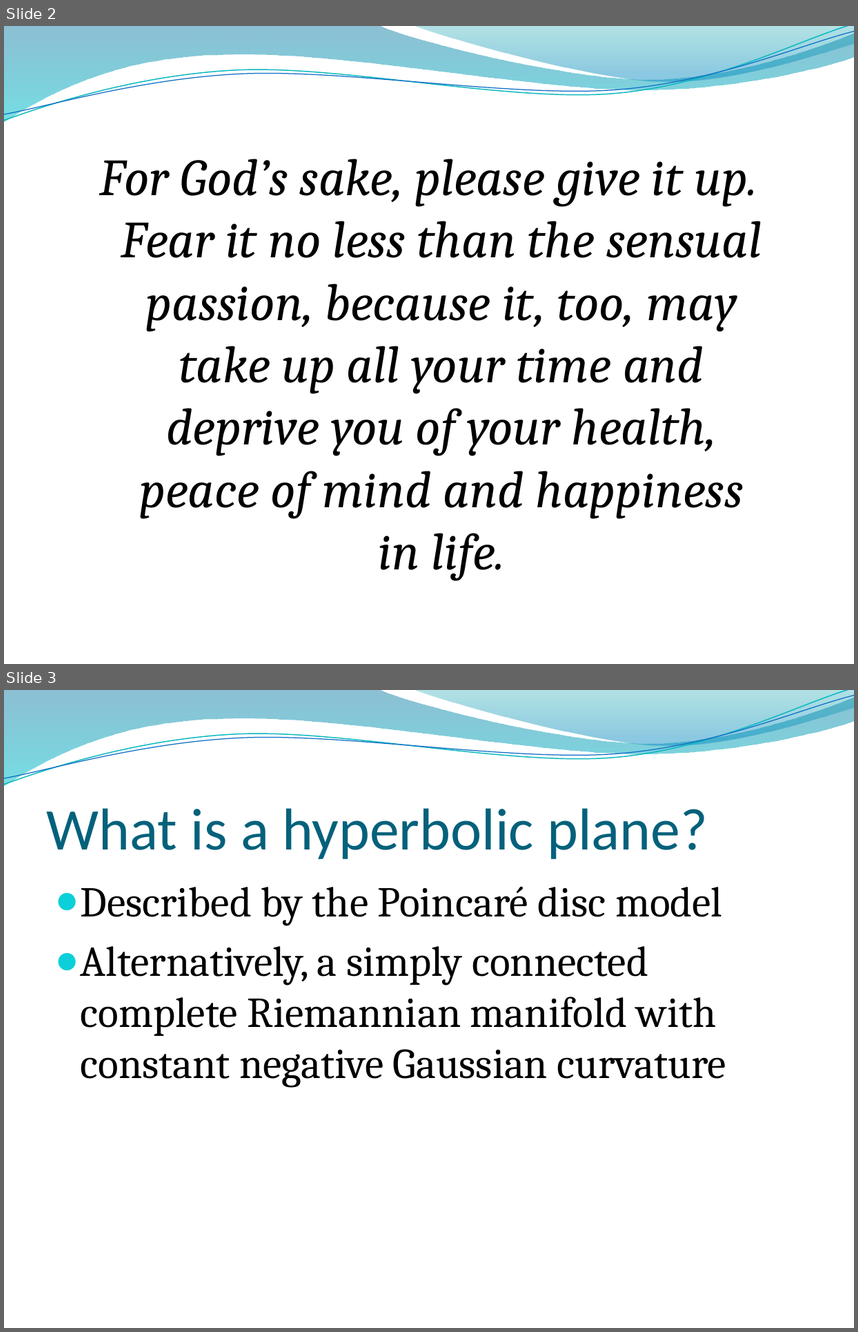
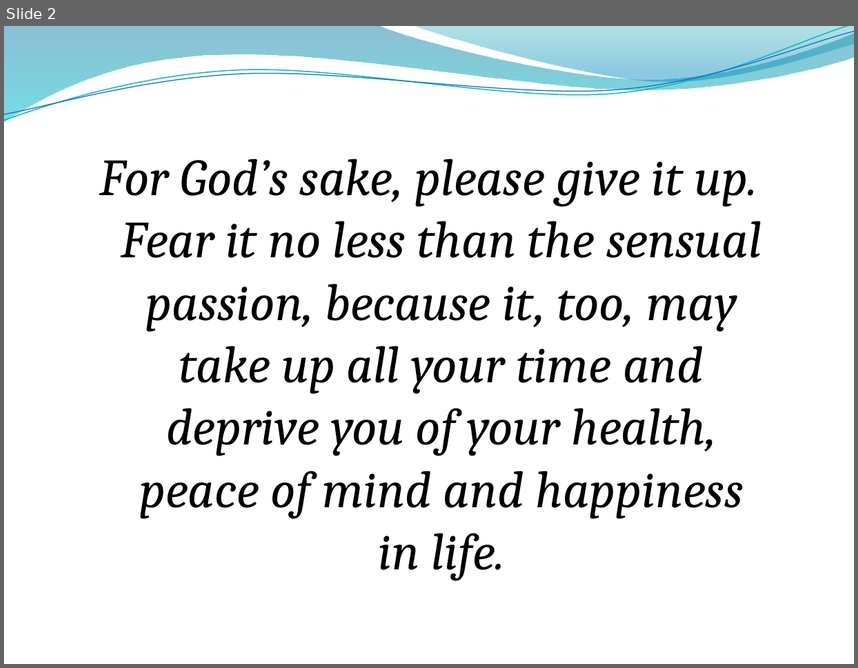
Before and after one commit to velociraptors/math361, a slide deck: hplanes.pptx. Shown one above the other, each under a label of ours: slides 2 and 3 before the commit, slide 2 after it. The pictures are 858x1332 and 858x668 pixels, drawn with LibreOffice and Linux fonts; fonts in the diff are those of the drawing; background and template pictures are left out. Boxes give left, top, right and bottom in pixels: in the first picture for what was removed or moved away, otherwise in the second. Text is boxed around its words. In the diff, an @@ line names an element or a change of style, - is before the commit and + after.

Commit message:
gaussian curvature, started "problem" slide

```diff
--- a/hplanes.pptx
+++ b/hplanes.pptx
@@ slide 3 removed at bbox=[4, 690, 854, 1328], background picture (left out); not listed: 4 template elements that a slide beside it also shows @@
@@ title removed at bbox=[47, 808, 708, 859] @@
-What is a hyperbolic plane?
@@ text removed at bbox=[81, 886, 726, 1087] @@
-● Described by the Poincaré disc model
-● Alternatively, a simply connected complete Riemannian manifold with constant negative Gaussian curvature
```
Also in this commit, not shown: 1 slide changed, 1 slide added, 1 other slide removed.
